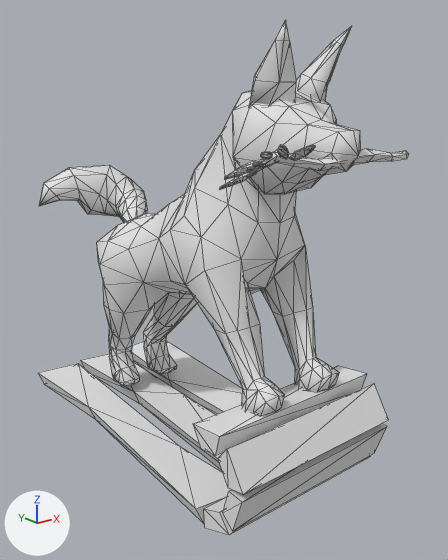
Renders of the glTF model Meshes/godog.glb from each side of a commit.
Both versions are drawn from a camera (50 mm lens) standing at (-0.643, -0.797, 0.655) and looking at (0.023, 0.036, 0.322). Every picture has the same lights, and +X, +Y and +Z are marked at lower left. Mesh edges are drawn as thin lines. Where no turn or scale is listed for an object, it has been applied to the vertices. Vertices at the same position are counted once.

The scene before the commit, as lines of its bpy script (objects in view):
```python
me_cube_008 = bpy.data.meshes.new('Cube.008')
me_cube_008.from_pydata(...)  # 548 vertices, 1040 faces; spans x -0.202..0.158, y -0.293..0.475, z 0.003..0.653
me_cube_018 = bpy.data.meshes.new('Cube.018')
me_cube_018.from_pydata(...)  # 19 vertices, 34 faces; spans x -0.0335..0.0278, y -0.0448..0.0354, z -0.0059..0.1007
# before: 14 (0.0174, -0.0448, 0.1007) at pixel (351, 25)
me_cube_019 = bpy.data.meshes.new('Cube.019')
me_cube_019.from_pydata(...)  # 19 vertices, 34 faces; spans x -0.0335..0.0278, y -0.0448..0.0354, z -0.0059..0.1007
# before: 14 (0.0174, -0.0448, 0.1007) at pixel (285, 19)
me_cylinder_012 = bpy.data.meshes.new('Cylinder.012')
me_cylinder_012.from_pydata(...)  # 65 vertices, 120 faces; spans x -0.156..0.069, y -0.005..0.173, z -0.007..0.121
ob_dog_body = bpy.data.objects.new('Dog_Body', me_cube_008)
ob_dog_body.location = (0.0, 0.0, 0.0)
ob_dogtail = bpy.data.objects.new('DogTail', me_cylinder_012)
ob_dogtail.location = (0.0, 0.301, 0.373)
ob_ear_left = bpy.data.objects.new('Ear_Left', me_cube_018)
ob_ear_left.location = (0.045, -0.149, 0.632)
ob_ear_right = bpy.data.objects.new('Ear_Right', me_cube_019)
ob_ear_right.location = (-0.045, -0.149, 0.632)
ob_ear_right.rotation_euler = (3.142, 0.0, 0.0)  # degrees (180, 0, 0)
ob_ear_right.scale = (-1.0, -1.0, -1.0)
```
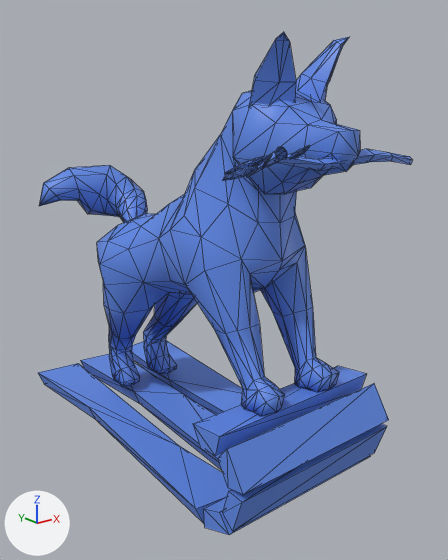
Where the change shows, as pixel boxes [x1, y1, x2, y2] in the pictures (448 x 560 px; the box of a moved part takes in the faces that stretch with it):
'Dog_Body', reshaped
    before: [38, 88, 408, 535]
    after: [38, 88, 412, 535]
'DogTail', recoloured (grey to blue)
    both: [39, 165, 148, 223]
'Ear_Right', reshaped (13% shorter)
    before: [249, 21, 296, 106]
    after: [249, 32, 296, 106]
'Ear_Left', reshaped (14% shorter)
    before: [296, 26, 352, 102]
    after: [296, 37, 349, 102]
part 1 of me_cube_008, moved or reshaped
    before: [234, 159, 265, 171]
    after: [240, 155, 269, 166]
part 2 of me_cube_008, moved or reshaped
    before: [224, 161, 261, 180]
    after: [225, 157, 263, 175]
part 3 of me_cube_008, moved or reshaped
    before: [219, 170, 257, 190]
    after: [223, 166, 258, 181]
part 4 of me_cube_008, added
    after: [276, 146, 288, 159]
part 5 of me_cube_008, added
    after: [291, 145, 310, 158]
part 6 of me_cube_008, deleted
    before: [278, 145, 289, 159]
part 7 of me_cube_008, deleted
    before: [290, 144, 316, 160]
part 8 of me_cube_008, deleted
    before: [261, 151, 272, 159]
part 9 of me_cube_008, moved or reshaped
    before: [242, 369, 339, 416]
    after: [241, 369, 339, 416]
part 10 of me_cube_008, moved or reshaped
    both: [242, 217, 306, 327]
part 11 of me_cube_008, moved or reshaped
    before: [390, 151, 408, 161]
    after: [391, 153, 412, 165]
part 12 of me_cube_008, recoloured (grey to blue)
    both: [38, 88, 393, 535]
part 13 of me_cube_018, moved or reshaped
    before: [335, 26, 352, 45]
    after: [335, 37, 349, 45]
part 14 of me_cube_018, recoloured (white to blue)
    both: [296, 40, 343, 102]
part 15 of me_cube_019, moved or reshaped
    before: [276, 21, 289, 41]
    after: [276, 32, 289, 41]
part 16 of me_cube_019, recoloured (grey to blue)
    both: [249, 39, 296, 106]

The change, as a list of edits to the scene's bpy script:
```text
Change me_cube_008:
    remove me_cube_008.from_pydata(...)  # 548 vertices, 1040 faces; spans x -0.202..0.158, y -0.293..0.475, z 0.003..0.653
    add me_cube_008.from_pydata(...)  # 533 vertices, 1014 faces; spans x -0.203..0.158, y -0.289..0.475, z 0.003..0.653
    me_cube_008 part 1: the loose piece of 16 vertices spanning x -0.153..-0.121, y -0.243..-0.203, z 0.553..0.573 is turned 7.5 degrees about the z axis through its middle, then moved by (0.0, 0.001, 0.003), in mat_dog_mat (blue #608ae7)
    me_cube_008 part 2: the loose piece of 16 vertices spanning x -0.18..-0.138, y -0.243..-0.216, z 0.548..0.57 is multiplied about its middle by the matrix ((0.994, -0.113, 0.009), (0.113, 0.99, -0.082), (0.0, 0.082, 0.997)), then moved by (0.0, -0.001, 0.005), in mat_dog_mat (blue #608ae7)
    me_cube_008 part 3: the loose piece of 16 vertices spanning x -0.202..-0.157, y -0.254..-0.235, z 0.54..0.562 is multiplied about its middle by the matrix ((0.957, -0.216, 0.197), (0.183, 0.968, 0.172), (-0.227, -0.129, 0.965)), then moved by (0.001, -0.003, 0.008), in mat_dog_mat (blue #608ae7)
    me_cube_008 part 4: the loose piece of 16 vertices spanning x -0.131..-0.105, y -0.242..-0.199, z 0.553..0.573 is copied, and the copy is multiplied about its middle by the matrix ((-0.252, -0.673, 0.695), (0.968, -0.166, 0.191), (-0.013, 0.721, 0.693)), then moved by (-0.008, -0.038, 0.017), in mat_dog_mat (blue #608ae7); it spans x -0.145..-0.107, y -0.276..-0.242, z 0.568..0.589
    me_cube_008 part 5: the loose piece of 16 vertices spanning x -0.131..-0.105, y -0.242..-0.199, z 0.553..0.573 is copied, and the copy is multiplied about its middle by the matrix ((-0.673, -0.519, 0.527), (0.739, -0.459, 0.492), (-0.013, 0.721, 0.693)), then moved by (0.017, -0.044, 0.017), in mat_dog_mat (blue #608ae7); it spans x -0.112..-0.09, y -0.286..-0.243, z 0.568..0.589
    me_cube_008 part 6: the loose piece of 16 vertices spanning x -0.145..-0.109, y -0.281..-0.245, z 0.57..0.592 is deleted
    me_cube_008 part 7: the loose piece of 16 vertices spanning x -0.11..-0.095, y -0.293..-0.248, z 0.568..0.591 is deleted
    me_cube_008 part 8: the loose piece of 16 vertices spanning x -0.17..-0.135, y -0.282..-0.243, z 0.572..0.586 is deleted
    me_cube_008 part 9: 22 vertices moved from x -0.083..0.083, y -0.191..-0.125, z 0.167..0.185 to x -0.083..0.083, y -0.192..-0.124, z 0.175..0.184
    me_cube_008 part 10: 5 vertices removed from x -0.058..0.058, y -0.125..-0.088, z 0.357..0.399; 6 vertices added at x -0.05..0.05, y -0.136..-0.088, z 0.357..0.399
    me_cube_008 part 11: 1 vertex moved from x 0.102, y -0.236, z 0.559 to x 0.105, y -0.236, z 0.559; 4 vertices removed from x 0.146, y -0.244..-0.231, z 0.552..0.564; 4 vertices added at x 0.15..0.152, y -0.249..-0.236, z 0.544..0.556
    me_cube_008 part 12: 808 faces spanning x -0.173..0.158, y -0.27..0.475, z 0.003..0.653 switch from no material to mat_dog_mat (blue #608ae7)
Change me_cylinder_012:
    where me_cylinder_012.from_pydata(...)  # 65 vertices, 120 faces; spans x -0.156..0.069, y -0.005..0.173, z -0.007..0.121
    add me_cylinder_012.materials.append(mat_dog_mat)  # blue #608ae7
Change me_cube_018:
    verts and faces of me_cube_018; kept vertices keep their numbers, new ones are numbered from 19
    remove me_cube_018.from_pydata(...)  # 19 vertices, 34 faces; spans x -0.0335..0.0278, y -0.0448..0.0354, z -0.0059..0.1007
    add me_cube_018.from_pydata(...)  # 19 vertices, 30 faces; spans x -0.0335..0.0278, y -0.0417..0.0354, z -0.0059..0.0868
    me_cube_018 part 13
    add verts[14] = (0.0174, -0.0417, 0.0868)  # moved, pixel (349, 36)
    me_cube_018 part 14: 30 faces spanning x -0.0335..0.0278, y -0.0417..0.0354, z -0.0059..0.0868 switch from no material to mat_dog_mat (blue #608ae7)
Change me_cube_019:
    used by ob_ear_right; location = (-0.045, -0.149, 0.632); rotation_euler = (3.142, 0.0, 0.0), in degrees (180, 0, 0); scale = (-1.0, -1.0, -1.0)
    verts and faces of me_cube_019; kept vertices keep their numbers, new ones are numbered from 19
    remove me_cube_019.from_pydata(...)  # 19 vertices, 34 faces; spans x -0.0335..0.0278, y -0.0448..0.0354, z -0.0059..0.1007
    add me_cube_019.from_pydata(...)  # 19 vertices, 30 faces; spans x -0.0335..0.0278, y -0.0417..0.0354, z -0.0059..0.0868
    me_cube_019 part 15
    add verts[14] = (0.0174, -0.0417, 0.0868)  # moved, pixel (283, 31)
    me_cube_019 part 16: 30 faces spanning x -0.0335..0.0278, y -0.0417..0.0354, z -0.0059..0.0868 switch from no material to mat_dog_mat (blue #608ae7)
```
